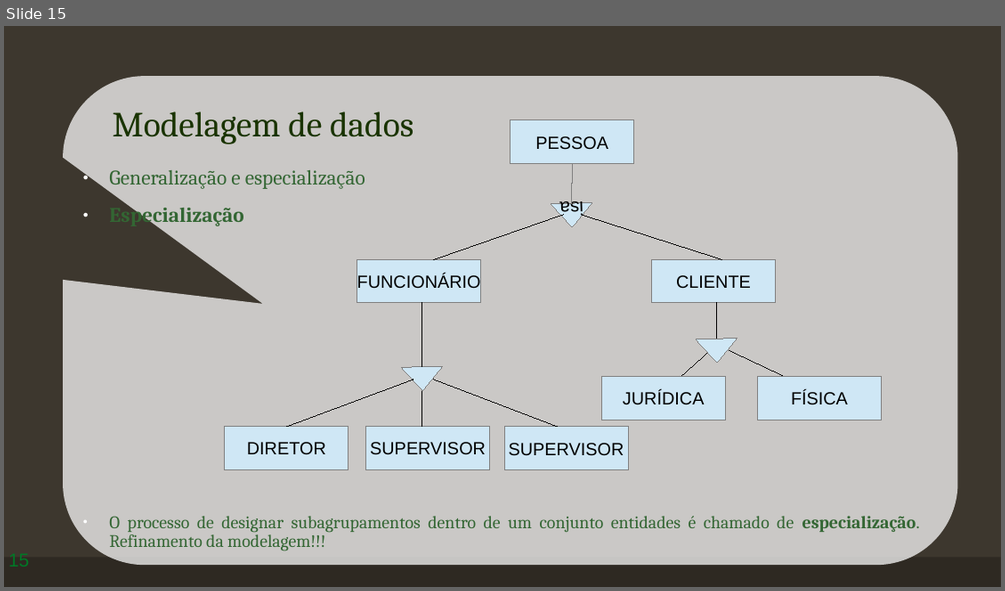
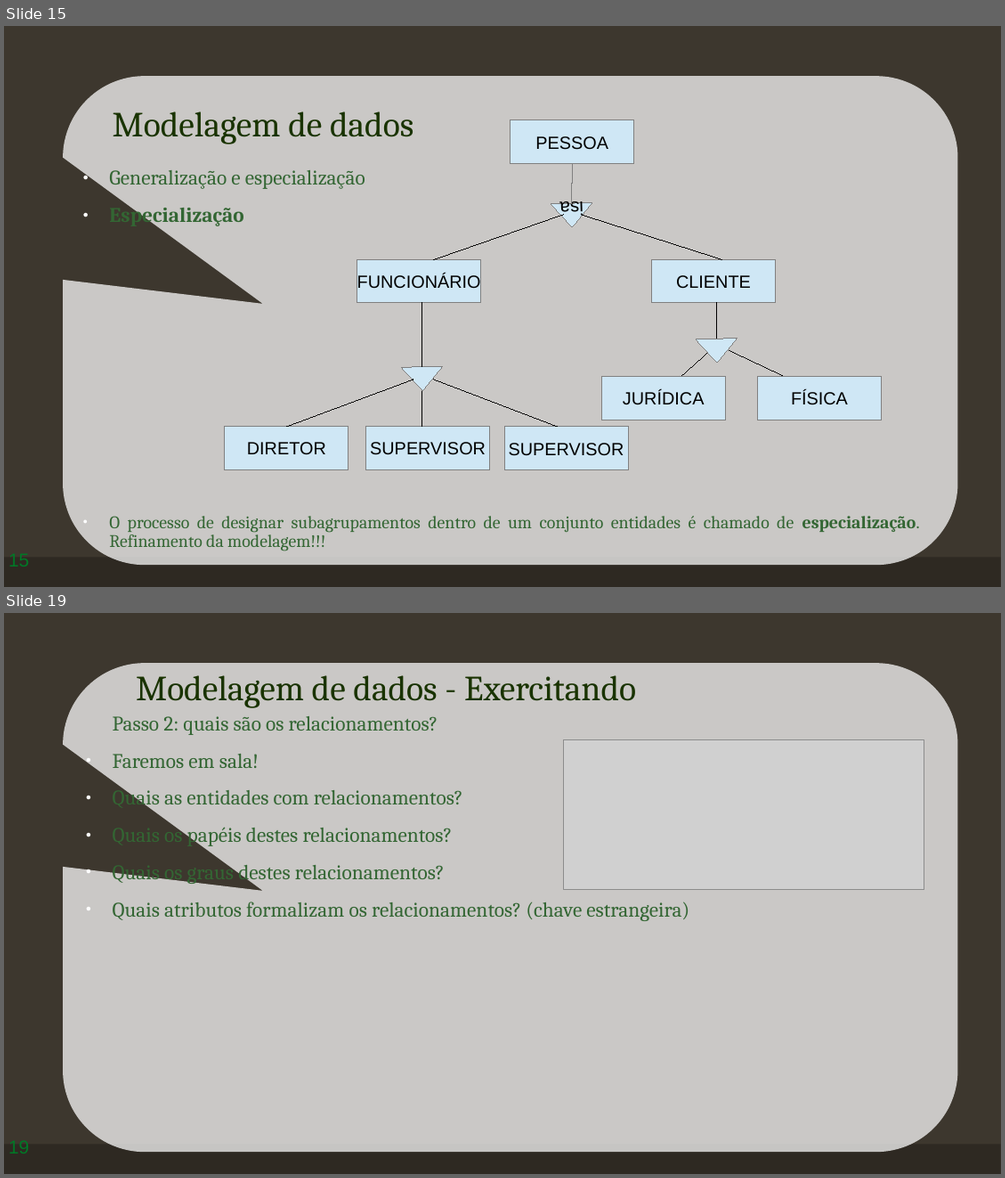
Before and after one commit to profvh/BD1, a slide deck: aulas/Banco de dados - aula 04.odp. Shown one above the other, each under a label of ours: slide 15 before the commit, slides 15 and 19 after it; the slides between them are not shown. The pictures are 1005x591 and 1005x1178 pixels, drawn with LibreOffice and Linux fonts; fonts in the diff are those of the drawing; grey boxes stand for pictures; background and template pictures are left out. Boxes give left, top, right and bottom in pixels: in the first picture for what was removed or moved away, otherwise in the second. Text is boxed around its words. In the diff, an @@ line names an element or a change of style, - is before the commit and + after.

```diff
--- a/aulas/Banco de dados - aula 04.odp
+++ b/aulas/Banco de dados - aula 04.odp
@@ slide 19 added at (x1=4, y1=613, x2=1001, y2=1174), background picture (left out); not listed: 1 template element that a slide beside it also shows @@
@@ rounded speech box added at (x1=63, y1=663, x2=958, y2=1152), fill #FFFFFF at 73% opacity @@
@@ title added at (x1=136, y1=675, x2=636, y2=708), 34 pt, text #193300 @@
+Modelagem de dados - Exercitando
@@ text added at (x1=113, y1=716, x2=689, y2=921), 20 pt, text #336633 @@
+Passo 2: quais são os relacionamentos?
+● Faremos em sala!
+● Quais as entidades com relacionamentos?
+● Quais os papéis destes relacionamentos?
+● Quais os graus destes relacionamentos?
+● Quais atributos formalizam os relacionamentos? (chave estrangeira)
@@ picture added at (x1=563, y1=739, x2=923, y2=890) @@
@@ page number added at (x1=4, y1=1131, x2=101, y2=1167), 18 pt, text #007826 @@
+19
```
Also in this commit, not shown: 6 other slides added.
